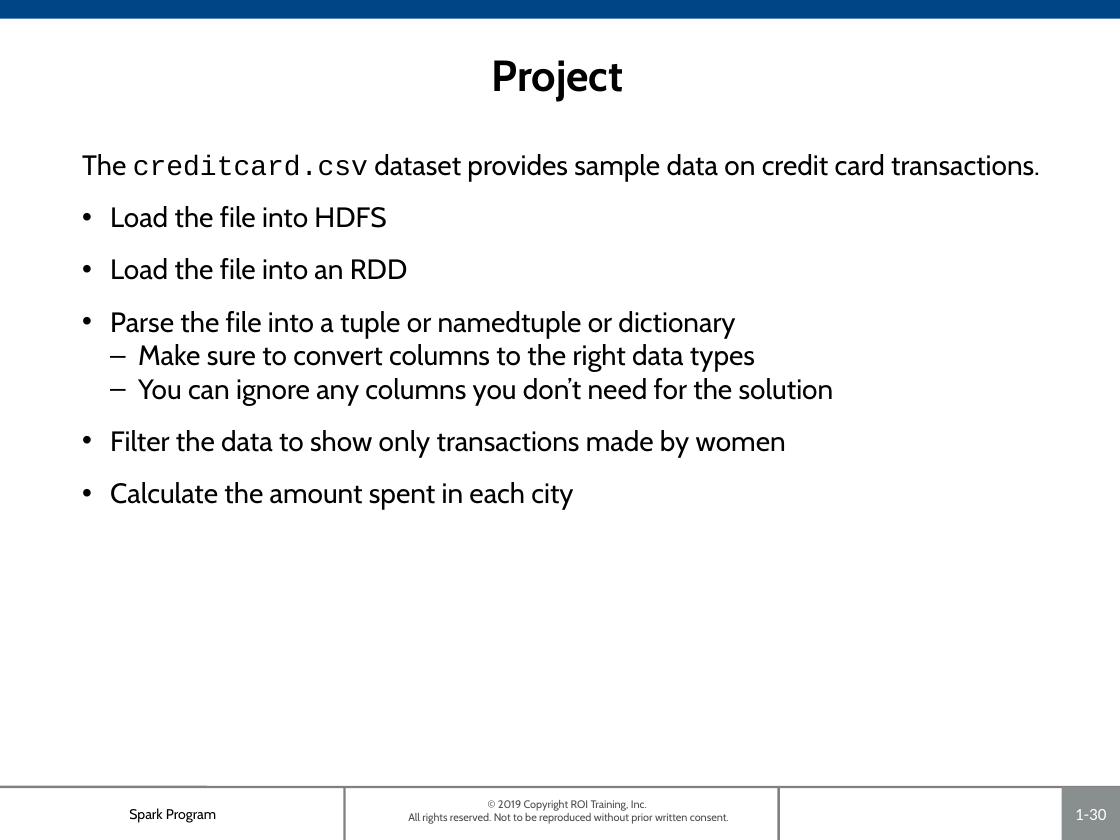
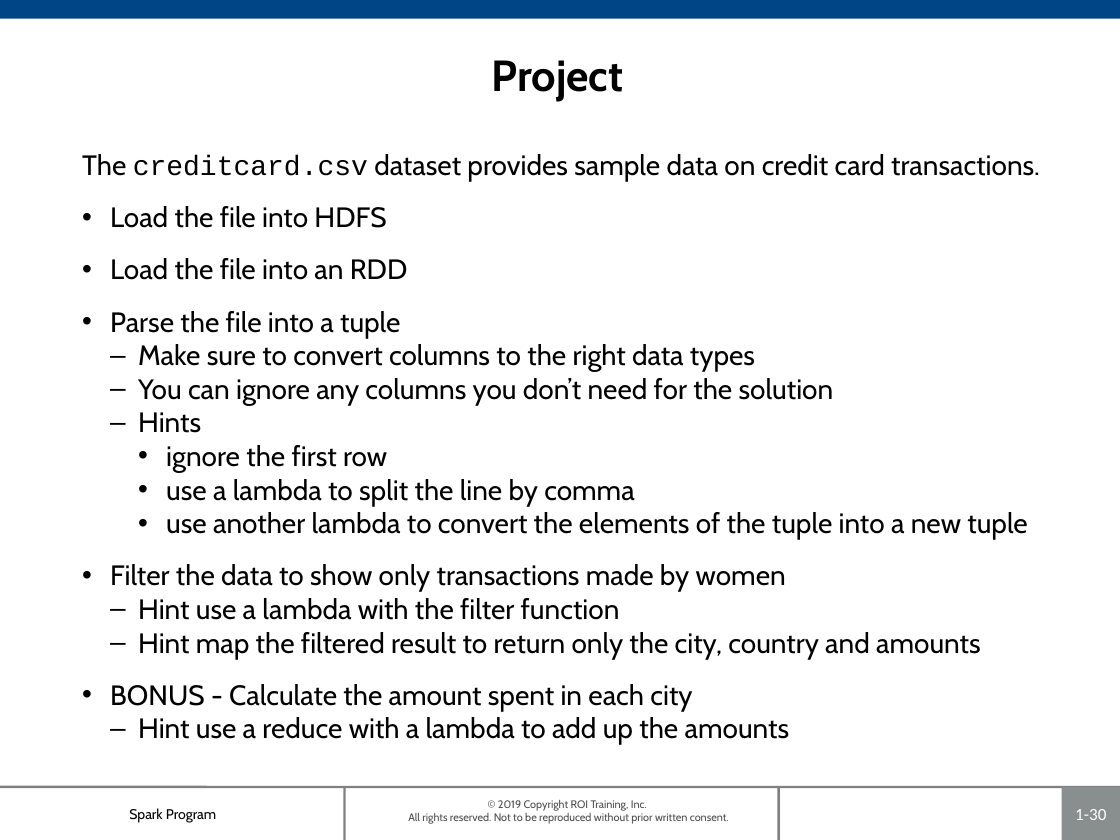
Before and after one commit to roitraining/SparkforDataEngineers, a slide deck: slide 30 of Ch01_IntroToSpark.pptx. Drawn at 1120x840 pixels with LibreOffice and Linux fonts; fonts in the diff are those of the drawing; background and template pictures are left out. Boxes give left, top, right and bottom in pixels: in the first picture for what was removed or moved away, otherwise in the second. Text is boxed around its words. In the diff, an @@ line names an element or a change of style, - is before the commit and + after.

```diff
--- a/Ch01_IntroToSpark.pptx
+++ b/Ch01_IntroToSpark.pptx
@@ text at (110, 311, 400, 338): text changed @@
-• Parse the file into a tuple or namedtuple or dictionary
+• Parse the file into a tuple
@@ text at (138, 412, 1027, 540): paragraphs added @@
+  – Hints
+    • ignore the first row
+    • use a lambda to split the line by comma
+    • use another lambda to convert the elements of the tuple into a new tuple
@@ text at (110, 598, 981, 745): text changed @@
-• Calculate the amount spent in each city
+  – Hint use a lambda with the filter function
+  – Hint map the filtered result to return only the city, country and amounts
+• BONUS - Calculate the amount spent in each city
+  – Hint use a reduce with a lambda to add up the amounts
```
Also in this commit, not shown: 3 other slides changed, 2 other files.
